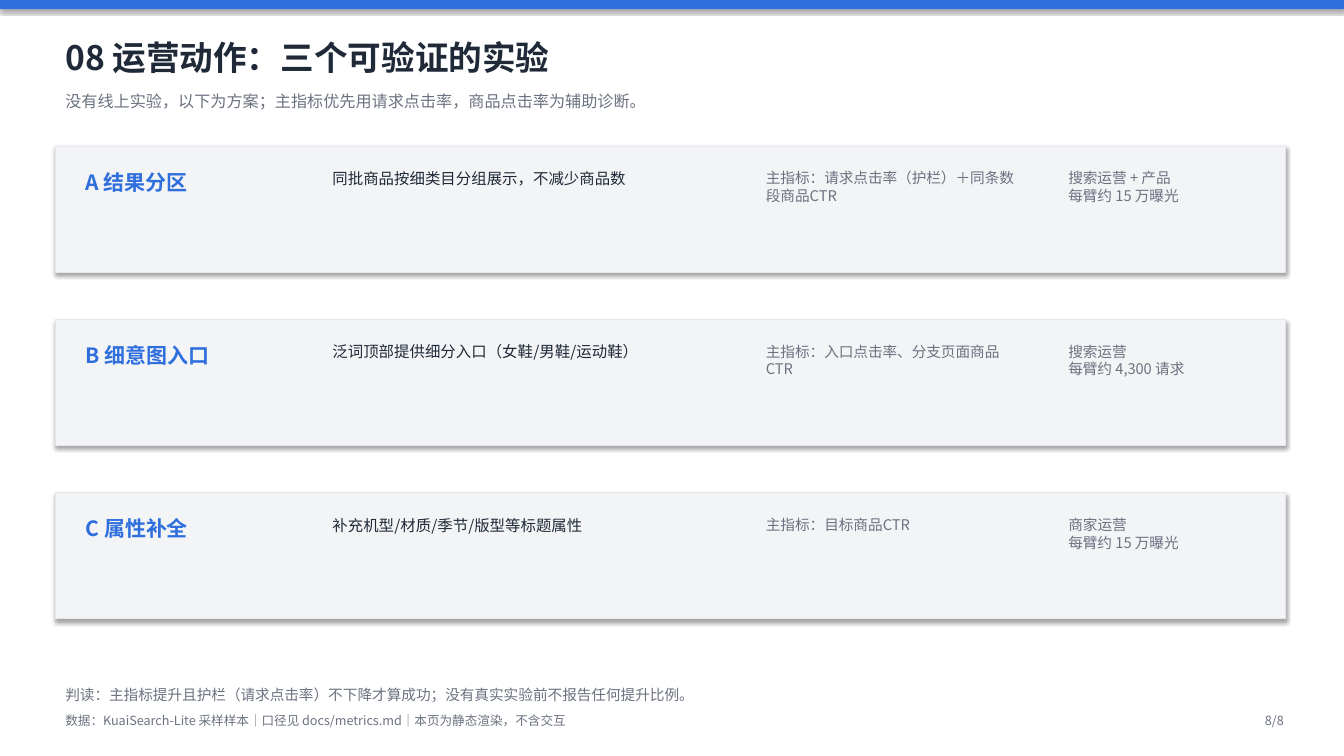
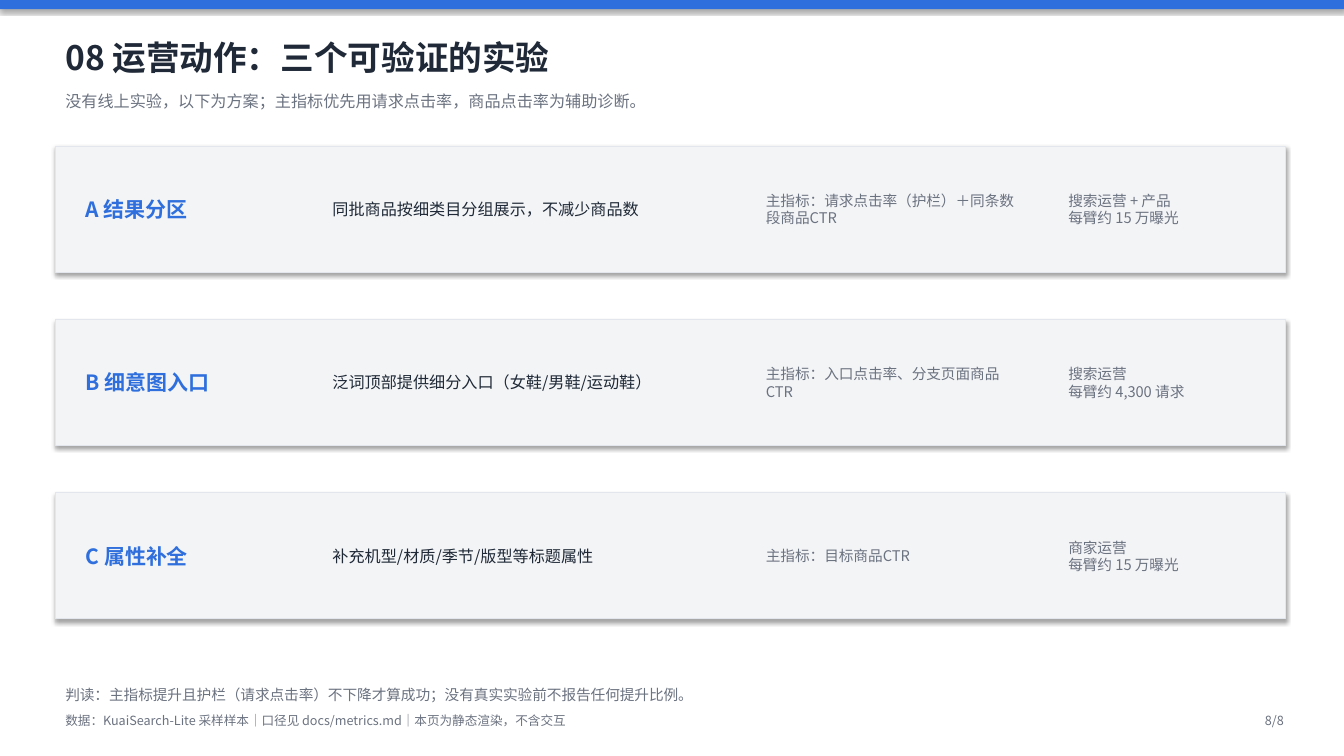
Before and after one commit to wsirui512-ops/kuaisearch-search-ops, a slide deck: slide 8 of dashboards/静态看板.pptx. Drawn at 1344x756 pixels with LibreOffice and Linux fonts; fonts in the diff are those of the drawing. Boxes give left, top, right and bottom in pixels: in the first picture for what was removed or moved away, otherwise in the second. Text is boxed around its words. In the diff, an @@ line names an element or a change of style, - is before the commit and + after.

```diff
--- a/dashboards/静态看板.pptx
+++ b/dashboards/静态看板.pptx
@@ text "A 结果分区": place and size @@
-text "A 结果分区" at [85, 172, 188, 192]
+text "A 结果分区" at [85, 199, 188, 219]
@@ text "同批商品按细类目分组展示，不减少商品数": place and size @@
-text "同批商品按细类目分组展示，不减少商品数" at [332, 171, 625, 186]
+text "同批商品按细类目分组展示，不减少商品数" at [332, 201, 638, 217]
@@ text "主指标：请求点击率（护栏）＋同条数段商品CTR": place and size @@
-text "主指标：请求点击率（护栏）＋同条数段商品CTR" at [766, 170, 1014, 202]
+text "主指标：请求点击率（护栏）＋同条数段商品CTR" at [766, 193, 1014, 224]
@@ text "搜索运营 + 产品 每臂约 15 ...": place and size @@
-text "搜索运营 + 产品 每臂约 15 ..." at [1068, 171, 1179, 202]
+text "搜索运营 + 产品 每臂约 15 ..." at [1068, 194, 1179, 224]
@@ text "B 细意图入口": place and size @@
-text "B 细意图入口" at [85, 345, 210, 365]
+text "B 细意图入口" at [85, 372, 210, 392]
@@ text "泛词顶部提供细分入口（女鞋/男鞋/运动鞋）": place and size @@
-text "泛词顶部提供细分入口（女鞋/男鞋/运动鞋）" at [332, 344, 638, 360]
+text "泛词顶部提供细分入口（女鞋/男鞋/运动鞋）" at [332, 374, 651, 391]
@@ text "主指标：入口点击率、分支页面商品CTR": place and size @@
-text "主指标：入口点击率、分支页面商品CTR" at [766, 344, 1000, 374]
+text "主指标：入口点击率、分支页面商品CTR" at [766, 366, 1000, 397]
@@ text "搜索运营 每臂约 4,300 请求": place and size @@
-text "搜索运营 每臂约 4,300 请求" at [1068, 345, 1184, 377]
+text "搜索运营 每臂约 4,300 请求" at [1068, 367, 1184, 400]
@@ vertical alignment top to middle in 9 elements at [766, 193, 1014, 224], [766, 366, 1000, 397], [766, 548, 910, 562], [1068, 194, 1179, 224], [1068, 367, 1184, 400], [1068, 541, 1179, 571], [85, 199, 188, 219], [85, 372, 210, 392], [85, 546, 188, 566] @@
@@ text "C 属性补全": place and size @@
-text "C 属性补全" at [85, 518, 188, 538]
+text "C 属性补全" at [85, 546, 188, 566]
@@ size 11 to 11.5 pt; vertical alignment top to middle in 3 elements at [332, 201, 638, 217], [332, 374, 651, 391], [332, 548, 593, 565] @@
@@ text "补充机型/材质/季节/版型等标题属性": place and size @@
-text "补充机型/材质/季节/版型等标题属性" at [332, 518, 582, 534]
+text "补充机型/材质/季节/版型等标题属性" at [332, 548, 593, 565]
@@ text "主指标：目标商品CTR": place and size @@
-text "主指标：目标商品CTR" at [766, 517, 910, 531]
+text "主指标：目标商品CTR" at [766, 548, 910, 562]
@@ text "商家运营 每臂约 15 万曝光": place and size @@
-text "商家运营 每臂约 15 万曝光" at [1068, 518, 1179, 549]
+text "商家运营 每臂约 15 万曝光" at [1068, 541, 1179, 571]
```
Also in this commit, not shown: 15 other files.
